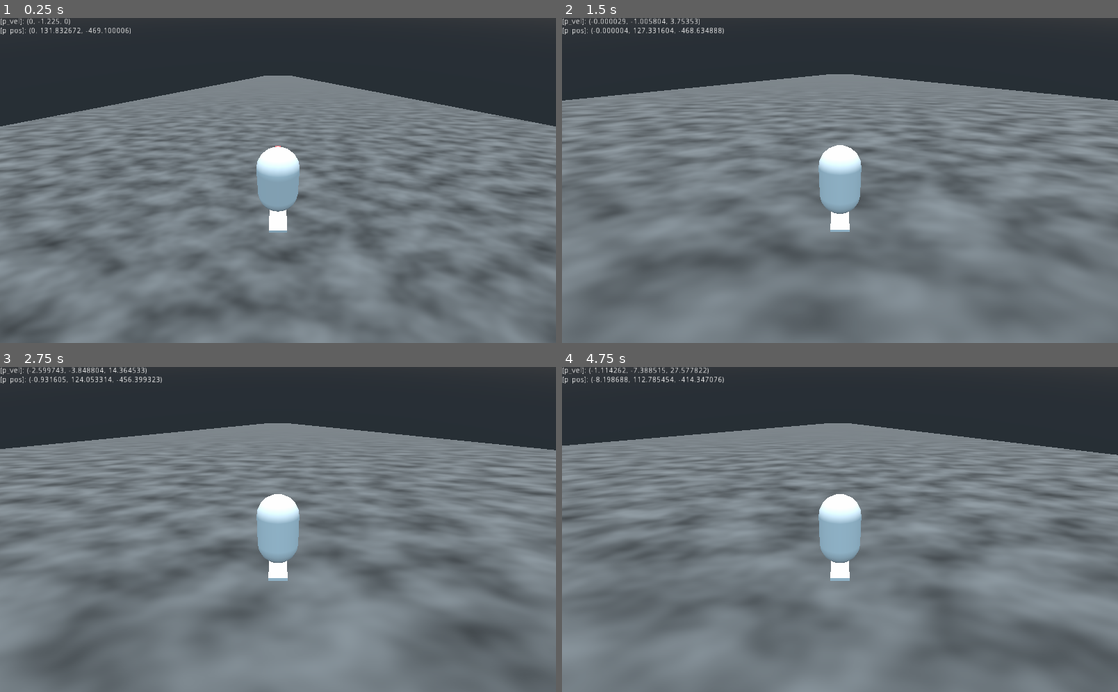
Above: before the commit, frames 1-4 (two rows, left to right).
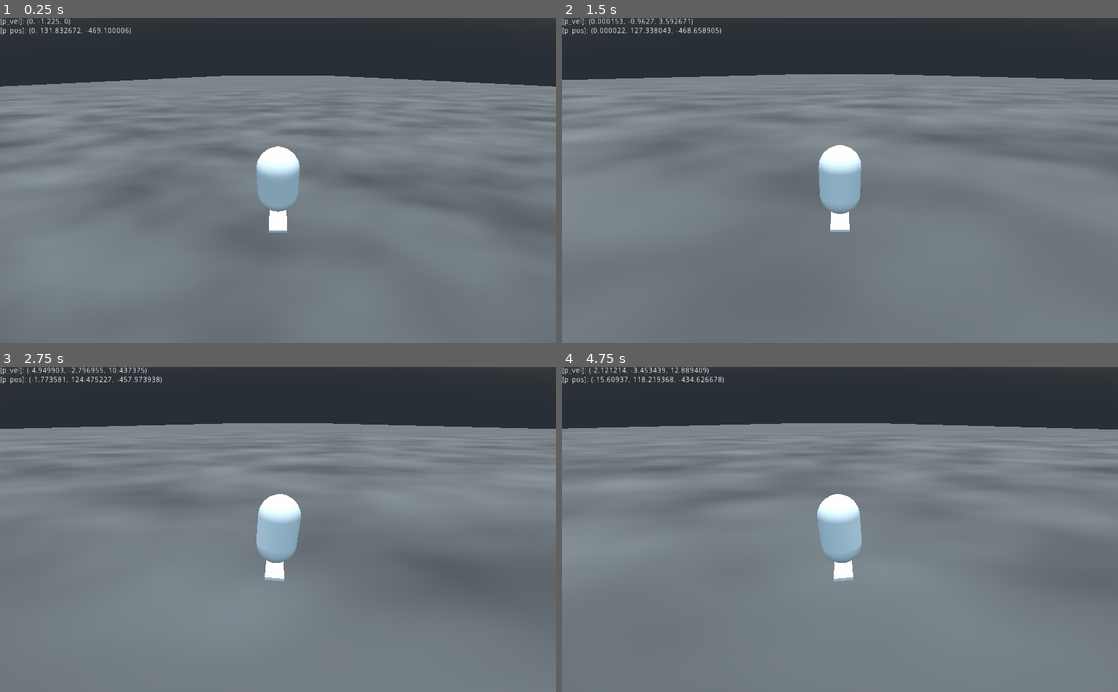
Above: after the commit, the same moments.

Repository: sundowns/untitled-snowboarding-game
Game: Godot game, scene res://Game.tscn
The game is run twice, just before and just after one commit, with the same random seed, the same clock (stepped at 60 frames per second) and the same inputs.
Inputs (mouse positions are in pixels of both pictures, inside the frame that each line leads up to):
- Up to frame 1 (0.25 s): no input
- Up to frame 2 (1.5 s): move the mouse to (962, 164) at 0.52 s; hold D (turn_right) 0.53-1.25 s; click (962, 164) at 0.67 s; drag from (728, 196) to (812, 245) at 1.27 s
- Up to frame 3 (2.75 s): move the mouse to (333, 458) at 2.02 s; hold D (turn_right) from 2.03 s (still down)
- Up to frame 4 (4.75 s): release D (turn_right) at 2.75 s; drag from (812, 594) to (673, 480) at 2.77 s; move the mouse to (1006, 578) at 3.52 s; hold A (turn_left) 3.53-4.25 s; drag from (673, 480) to (756, 448) at 4.27 s

The runs differ from the first frame. In frame 1, 13% of the frame differs, in the area x 0-100%, y 17-100%; in frame 2, 9.2%; in frame 3, 14%, in the area x 0-100%, y 0-99%; in frame 4, 14%.

Commit message:
rotating mesh by edge. need to implement a separate edge system and use that to direct movement

Diff:
--- a/project.godot
+++ b/project.godot
@@ -91,4 +91,5 @@
 
 [rendering]
 
+gles3/shaders/shader_compilation_mode=2
 environment/default_environment="res://default_env.tres"
--- a/world/Player.gd
+++ b/world/Player.gd
@@ -2,10 +2,10 @@
 class_name Player
 
 onready var floor_cast: RayCast = $FloorCast
+onready var mesh_anchor: Spatial = $MeshAnchor
 
-#export(float) var turning_speed: float = 5.0
 export(float) var forward_speed: float = 10.0
-export(float) var terminal_velocity: float = 100.0
+export(float) var terminal_velocity: float = 50.0
 
 export(Resource) var backside_vector
 export(Resource) var frontside_vector
@@ -24,14 +24,13 @@
 	velocity = move_and_slide(velocity, Vector3.UP)
 
 func apply_gravity(delta: float):
-	# Add the gravity.
+	# Add the gravity
 	velocity.y -= gravity * delta
 
 func grounded_slope_movement(delta: float):
 	# Get the input direction and handle the movement/deceleration.
 	# As good practice, you should replace UI actions with custom gameplay actions.
 	var left_right = Input.get_axis("turn_left", "turn_right")
-	var direction = Vector3(left_right, 0, 0).normalized() # local to player / heading
 	# Intentionally dont reset to forward, so we stay on an edge
 	if left_right < 0:
 		heading = backside_vector.xyz
@@ -40,6 +39,7 @@
 	var forward_heading_vector = (transform.basis * heading).normalized() * forward_speed * delta
 	velocity += forward_heading_vector
 	orient_down_slope()
+	orient_on_edge(left_right)
 
 func orient_down_slope():
 	if floor_cast.is_colliding():
@@ -47,6 +47,12 @@
 		if collision_normal != Vector3.ZERO:
 			var xform = align_with_y(global_transform, collision_normal)
 			global_transform = global_transform.interpolate_with(xform, 0.2)
+
+func orient_on_edge(left_right: float):
+	if left_right < 0:
+		mesh_anchor.rotation = Vector3(0,0, 0.1)
+	elif left_right > 0:
+		mesh_anchor.rotation = Vector3(0,0, -0.1)
 
 # Given an up direction (y), align the transform so that its local up vector matches y
 func align_with_y(xform: Transform, new_y: Vector3):
--- a/world/Player.tscn
+++ b/world/Player.tscn
@@ -5,8 +5,8 @@
 
 [sub_resource type="Resource" id=6]
 script = ExtResource( 2 )
-value = Vector3( -32, -64, -48 )
-unit_value = Vector3( -0.371391, -0.742781, -0.557086 )
+value = Vector3( -64, -64, 0 )
+unit_value = Vector3( -0.707107, -0.707107, 0 )
 snapped = true
 grid_step = 16.0
 normalized = true
@@ -14,8 +14,8 @@
 
 [sub_resource type="Resource" id=7]
 script = ExtResource( 2 )
-value = Vector3( 32, -64, -48 )
-unit_value = Vector3( 0.371391, -0.742781, -0.557086 )
+value = Vector3( 64, -64, 0 )
+unit_value = Vector3( 0.707107, -0.707107, 0 )
 snapped = true
 grid_step = 16.0
 normalized = true
--- a/world/World.tscn
+++ b/world/World.tscn
@@ -4,22 +4,23 @@
 [ext_resource path="res://world/World.gd" type="Script" id=2]
 
 [sub_resource type="BoxShape" id=1]
-extents = Vector3( 50, 0.5, 500 )
+extents = Vector3( 200, 0.5, 500 )
 
 [sub_resource type="CubeMesh" id=2]
-size = Vector3( 100, 1, 1000 )
+size = Vector3( 400, 1, 1000 )
 
 [sub_resource type="OpenSimplexNoise" id=4]
 
 [sub_resource type="NoiseTexture" id=5]
-width = 8192
-height = 8192
+width = 2048
+height = 2048
+seamless = true
 noise = SubResource( 4 )
 
 [sub_resource type="SpatialMaterial" id=3]
 albedo_color = Color( 0.501961, 0.501961, 0.501961, 1 )
 albedo_texture = SubResource( 5 )
-uv1_scale = Vector3( 1, 10, 1 )
+uv1_scale = Vector3( 4, 10, 1 )
 
 [node name="World" type="Spatial"]
 script = ExtResource( 2 )
